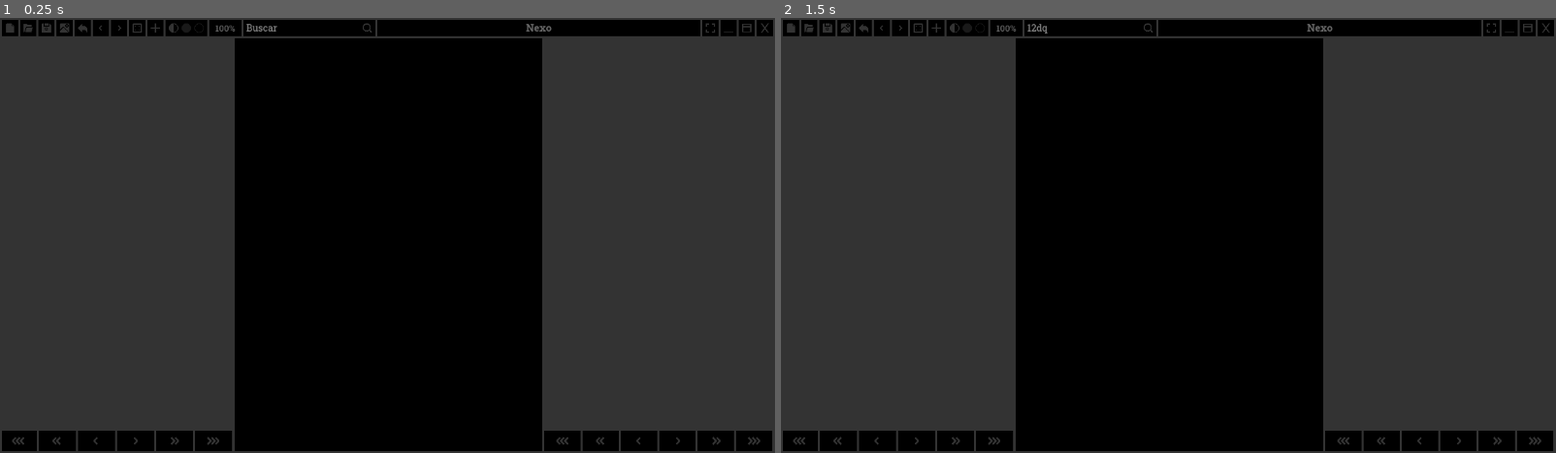
Above: before the commit, frames 1-2 (left to right).
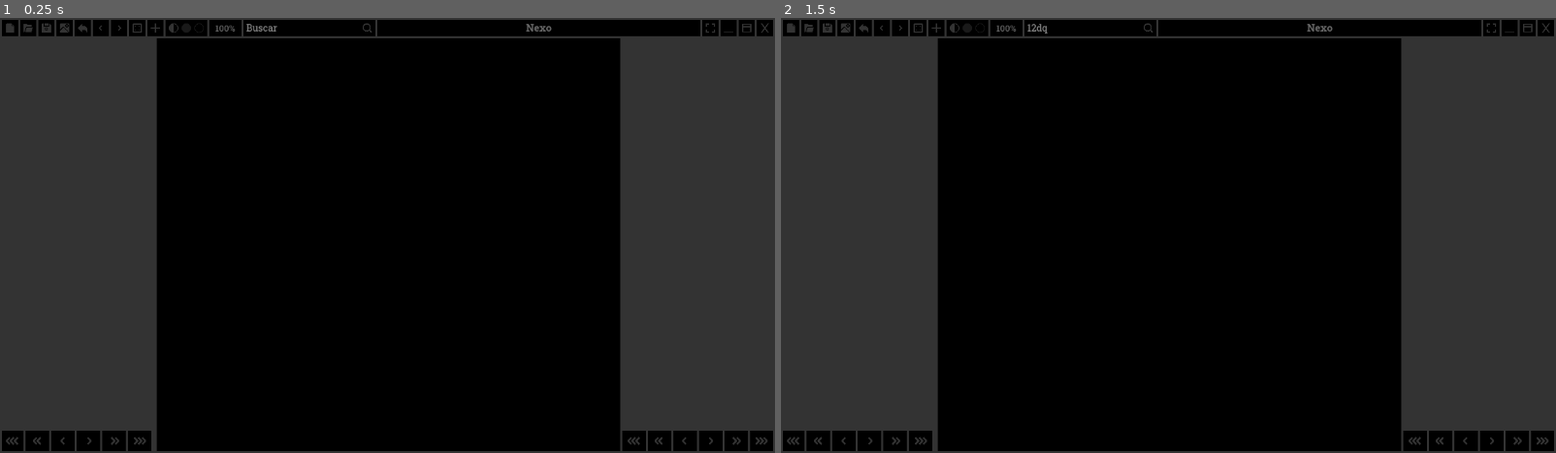
Above: after the commit, the same moments.

Repository: zehll/Nexo
Game: Godot game, scene res://Principal/Principal.tscn
Two runs of this game, one before a commit and one after it. Both use one fixed random seed, a clock stepped at 60 frames per second and the inputs below.
Inputs (mouse positions are in pixels of both pictures, inside the frame that each line leads up to):
- Up to frame 1 (0.25 s): no input
- Up to frame 2 (1.5 s): click (1083, 26) at 0.52 s; type "12" at 0.6 s; tap Enter at 1.25 s; move the mouse to (1339, 213) at 1.27 s; hold D from 1.28 s (still down); hold Q from 1.28 s (still down); click (1339, 213) at 1.42 s

The runs differ from the first frame. In frame 1, 19% of the frame differs, in the area x 0-100%, y 4-100%; in frame 2, 19%.

Commit message:
Ajustes (2)
Correção de mais bugs.

Diff:
--- a/Botoes/Botoes.gd
+++ b/Botoes/Botoes.gd
@@ -162,9 +162,9 @@
 
 # NOVO
 func _novo(resposta: int, etapa: int) -> void:
-	if Principal.Janelas.get_child_count() > 0:
-		Principal.Janelas.get_children()[0].fechar()
 	if etapa == 0:
+		if Principal.Janelas.get_child_count() > 0:
+			Principal.Janelas.get_children()[0].fechar()
 		if Principal.Arquivo != ""  or Principal.Imagens != [] or Principal.Rotulos != []:
 			var questionar_novo: CPergunta = Pergunta.instantiate()
 			Principal.Janelas.add_child(questionar_novo)
@@ -265,6 +265,7 @@
 		if Principal.Imagens.size() > 0:
 			Principal.ItemAtual = Principal.Imagens[0]
 			Principal.Exibidor.adicionar(Principal.ItemAtual[0])
+			TextoTitulo.text = Principal.ItemAtual[0].split("/")[-1].split(".")[0]
 	else:
 		IconeModo.texture = TexturaRotulo
 		if Principal.Rotulos.size() > 0:
@@ -272,6 +273,7 @@
 			for imagem in Principal.Imagens:
 				if imagem[1].has(Principal.ItemAtual[0]):
 					Principal.Exibidor.adicionar(imagem[0])
+			TextoTitulo.text = Principal.ItemAtual[0]
 	Digitacao.text = ""
 	Principal.ListaDeImagens.atualizar("")
 	Principal.ListaDeRotulos.atualizar("")
@@ -285,11 +287,13 @@
 			if Principal.ModoImagem:
 				Principal.ItemAtual = Principal.Imagens[indice_atual]
 				Principal.Exibidor.adicionar(Principal.ItemAtual[0])
+				Principal.Botoes.TextoTitulo.text = Principal.ItemAtual[0].split("/")[-1].split(".")[0]
 			else:
 				Principal.ItemAtual = Principal.Rotulos[indice_atual]
 				for imagem in Principal.Imagens:
 					if imagem[1].has(Principal.ItemAtual[0]):
 						Principal.Exibidor.adicionar(imagem[0])
+				Principal.Botoes.TextoTitulo.text = Principal.ItemAtual[0]
 	else:
 		var modo_imagem: bool = Principal.ModoImagem
 		var mais_de_um: bool = false
@@ -325,11 +329,13 @@
 			if modo_imagem:
 				Principal.ItemAtual = Principal.Imagens[indice_atual]
 				Principal.Exibidor.adicionar(Principal.ItemAtual[0])
+				Principal.Botoes.TextoTitulo.text = Principal.ItemAtual[0].split("/")[-1].split(".")[0]
 			else:
 				Principal.ItemAtual = Principal.Rotulos[indice_atual]
 				for imagem in Principal.Imagens:
 					if imagem[1].has(Principal.ItemAtual[0]):
 						Principal.Exibidor.adicionar(imagem[0])
+				Principal.Botoes.TextoTitulo.text = Principal.ItemAtual[0]
 
 # ADICIONAR
 func _adicionar(resposta: String, etapa: int) -> void:
--- a/ListaDeImagens/ItemImagem/ItemImagem.gd
+++ b/ListaDeImagens/ItemImagem/ItemImagem.gd
@@ -5,6 +5,7 @@
 @onready var Principal: CPrincipal
 @onready var Nome: Label = $Nome
 @onready var Apagar: TextureRect = $Apagar
+@onready var Pergunta: PackedScene = preload("res://Pergunta/Pergunta.tscn")
 
 # VARIÁVEIS
 @onready var Arquivo: String
@@ -142,7 +143,8 @@
 		Principal.Botoes.Digitacao.text = ""
 		Principal.ListaDeImagens.atualizar("")
 		Principal.ListaDeRotulos.atualizar("")
-	else:
+		Principal.Botoes.TextoTitulo.text = Principal.ItemAtual[0].split("/")[-1].split(".")[0]
+	elif Principal.ItemAtual != []:
 		if Principal.Imagens[contagem][1].has(Principal.ItemAtual[0]):
 			var deletaveis: Array = [Principal.ItemAtual[0]]
 			for item in _inferiores(Principal.ItemAtual[0]):
@@ -193,17 +195,28 @@
 
 # APAGAR
 func _apagar(resposta: int, etapa: int) -> void:
-	var indice: int = 0
-	while Principal.Imagens[indice][0] != Arquivo: indice += 1
-	if Principal.ModoImagem and Principal.ItemAtual == Principal.Imagens[indice]:
-		if Principal.Imagens.size() > 1: Principal.Botoes._mover(1)
-		else:
-			Principal.Exibidor.zerar()
-			Principal.ItemAtual = []
-	Principal.Imagens.erase(Principal.Imagens[indice])
-	Principal.Botoes.Digitacao.text = ""
-	Principal.ListaDeImagens.atualizar("")
-	Principal.ListaDeRotulos.atualizar("")
+	if etapa == 0:
+		if Principal.Janelas.get_child_count() > 0:
+			Principal.Janelas.get_children()[0].fechar()
+		var questionar_apagar: CPergunta = Pergunta.instantiate()
+		Principal.Janelas.add_child(questionar_apagar)
+		questionar_apagar.iniciar("Você tem certeza de que deseja apagar a imagem?",["Cancelar","Sim","Não"])
+		questionar_apagar.Resposta.connect(_apagar.bind(1))
+	elif etapa == 1:
+		if resposta == 1:
+			var indice: int = 0
+			while Principal.Imagens[indice][0] != Arquivo: indice += 1
+			if Principal.ModoImagem and Principal.ItemAtual == Principal.Imagens[indice]:
+				if Principal.Imagens.size() > 1: Principal.Botoes._mover(1)
+				else:
+					Principal.Exibidor.zerar()
+					Principal.ItemAtual = []
+					Principal.Botoes.TextoTitulo.text = "Nexo"
+			Principal.Imagens.erase(Principal.Imagens[indice])
+			Principal.Botoes.Digitacao.text = ""
+			Principal.ListaDeImagens.atualizar("")
+			Principal.ListaDeRotulos.atualizar("")
+		Principal.Janelas.get_children()[0].fechar()
 
 # FECHAR
 func fechar() -> void:
--- a/ListaDeImagens/ListaDeImagens.gd
+++ b/ListaDeImagens/ListaDeImagens.gd
@@ -21,7 +21,7 @@
 @onready var ItemImagem: PackedScene = preload("res://ListaDeImagens/ItemImagem/ItemImagem.tscn")
 
 # VARIÁVEIS
-@onready var PosicaoNaJanela: float = 0.3
+@onready var PosicaoNaJanela: float = 0.2
 @onready var ImagensValidas: Array = []
 @onready var Paginas: int = 0
 @onready var PaginaAtual: int = 0
--- a/ListaDeRotulos/ItemRotulo/ItemRotulo.gd
+++ b/ListaDeRotulos/ItemRotulo/ItemRotulo.gd
@@ -167,9 +167,10 @@
 		if Marcado:
 			Principal.ItemAtual[1].erase(Nome.text)
 			Marcado = false
-			for item in Principal.ItemAtual[1]:
-				if _inferiores().has(item):
-					Principal.ItemAtual[1].erase(item)
+			if Principal.ItemAtual[1] != []:
+				for item in Principal.ItemAtual[1]:
+					if _inferiores().has(item):
+						Principal.ItemAtual[1].erase(item)
 		else:
 			Principal.ItemAtual[1].append(Nome.text)
 			Marcado = true
@@ -189,6 +190,7 @@
 		Principal.Botoes.Digitacao.text = ""
 		Principal.ListaDeImagens.atualizar("")
 		Principal.ListaDeRotulos.atualizar("")
+		Principal.Botoes.TextoTitulo.text = Principal.ItemAtual[0]
 
 # APAGAR
 func _apagar(resposta: int, etapa: int) -> void:
--- a/ListaDeRotulos/ListaDeRotulos.gd
+++ b/ListaDeRotulos/ListaDeRotulos.gd
@@ -21,7 +21,7 @@
 @onready var ItemRotulo: PackedScene = preload("res://ListaDeRotulos/ItemRotulo/ItemRotulo.tscn")
 
 # VARIÁVEIS
-@onready var PosicaoNaJanela: float = 0.7
+@onready var PosicaoNaJanela: float = 0.8
 @onready var RotulosValidos: Array = []
 @onready var Paginas: int = 0
 @onready var PaginaAtual: int = 0
--- a/ListaDeRotulos/NovoRotulo/NovoRotulo.gd
+++ b/ListaDeRotulos/NovoRotulo/NovoRotulo.gd
@@ -108,6 +108,7 @@
 	else:
 		Confirmar.mouse_filter = Control.MOUSE_FILTER_IGNORE
 		Confirmar.mouse_default_cursor_shape = Control.CURSOR_ARROW
+	_atualizar_cor(Confirmar,0)
 
 # ATUALIZAR COR
 func _atualizar_cor(botao: Node, estado: int) -> void:
--- a/Pastas/Pastas.tscn
+++ b/Pastas/Pastas.tscn
@@ -84,6 +84,7 @@
 [node name="Grade" type="GridContainer" parent="Bordas/Janela/BarraDeRolagem"]
 layout_mode = 2
 mouse_filter = 2
+theme_override_constants/h_separation = 0
 
 [node name="FaixaInferior" type="ColorRect" parent="Bordas"]
 layout_mode = 0
